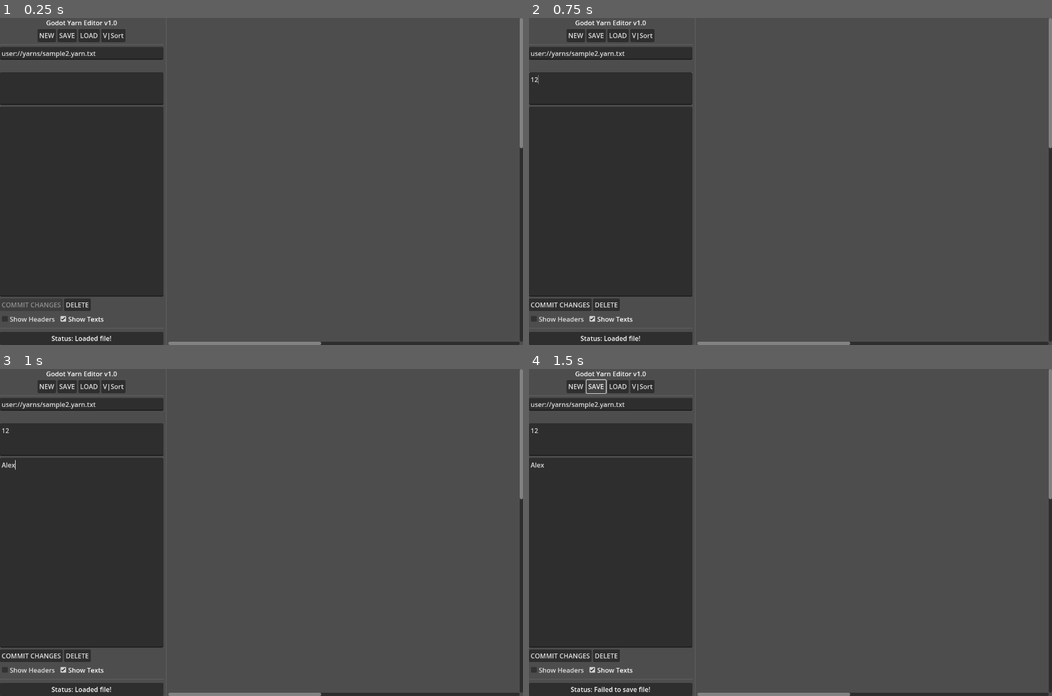
Above: before the commit, frames 1-4 (two rows, left to right).
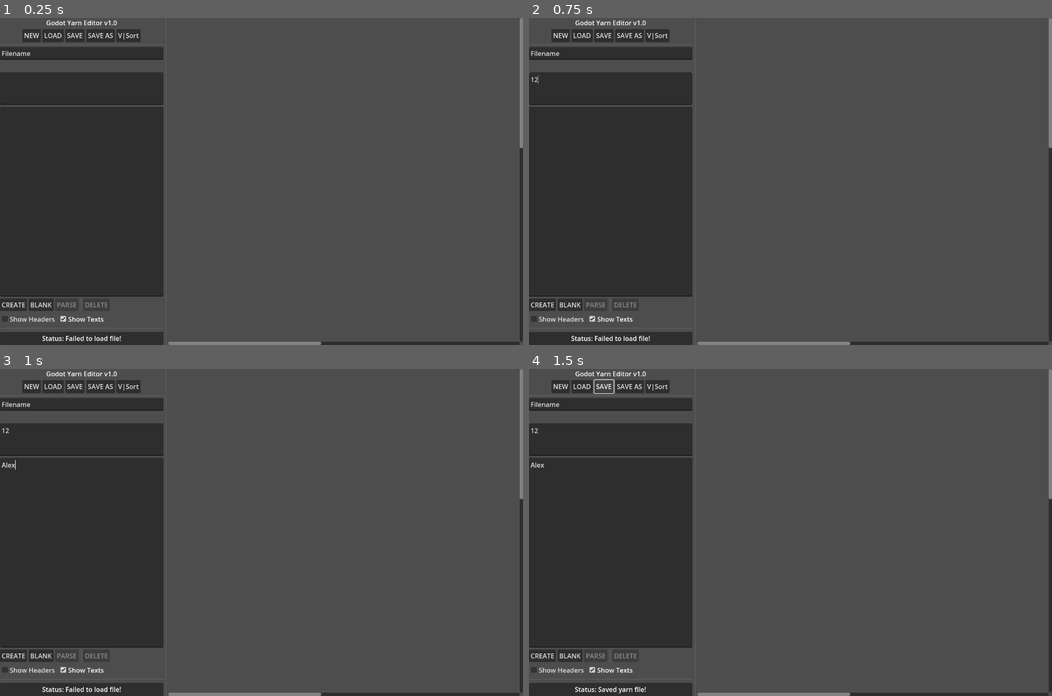
Above: after the commit, the same moments.

Repository: naturally-intelligent/godot-yarn-editor
Game: Godot game, scene res://scenes/yarn.tscn
The game is run twice, just before and just after one commit, with the same random seed, the same clock (stepped at 60 frames per second) and the same inputs.
Inputs (mouse positions are in pixels of both pictures, inside the frame that each line leads up to):
- Up to frame 1 (0.25 s): no input
- Up to frame 2 (0.75 s): click (612, 89) at 0.52 s; type "12" at 0.6 s
- Up to frame 3 (1 s): click (83, 552) at 0.75 s; type "Alex" at 0.83 s
- Up to frame 4 (1.5 s): click "SAVE" at 1.25 s

The runs differ from the first frame. In frame 1, 0.9% of the frame differs, in the area x 0-27%, y 3-99%; in frame 2, 1.0%; in frame 3, 1.0%; in frame 4, 1.0%, in the area x 0-27%, y 3-100%.
Error before the commit: Attempt to call function 'is_open' in base 'null instance' on a null instance. (res://lib/yarn-importer.gd:320)
Error after the commit: Invalid access to property or key 'threads' on a base object of type 'Dictionary'. (res://lib/yarn-importer.gd:335)

Commit message:
File dialogs and create nodes

Diff:
--- a/lib/yarn-importer.gd
+++ b/lib/yarn-importer.gd
@@ -169,6 +169,7 @@
 					thread['fibres'].append(fibre)
 	else:
 		print('ERROR: Yarn file missing: ', path)
+		return {}
 	return new_yarn
 
 # Main logic for node handling
--- a/scenes/yarn-editor.gd
+++ b/scenes/yarn-editor.gd
@@ -65,13 +65,28 @@
 		return false
 
 func _on_save_pressed():
-	save_yarn(%Filename.text)
+	if %Filename.text:
+		save_yarn(%Filename.text)
+	else:
+		$SaveAsFileDialog.visible = true
 
 func _on_load_pressed():
-	load_yarn(%Filename.text)
+	$OpenFileDialog.visible = true
+	#load_yarn(%Filename.text)
 
 func _on_load_test_pressed() -> void:
 	load_yarn("user://yarns/sample2.yarn.txt")
+
+func _on_file_dialog_file_selected(path: String) -> void:
+	$OpenFileDialog.visible = false
+	load_yarn(path)
+
+func _on_save_as_pressed() -> void:
+	$SaveAsFileDialog.visible = true
+
+func _on_save_as_file_dialog_file_selected(path: String) -> void:
+	$SaveAsFileDialog.visible = false
+	save_yarn(path)
 
 func set_status(message: String):
 	%Status.text = "Status: " + message
@@ -204,7 +219,7 @@
 	%NodeHeader.text = ''
 	%NodeText.text = ''
 	current_thread = ''
-	%UpdateHeader.disabled = true
+	update_buttons()
 
 func _on_thread_pressed(thread_title: String, yarn_box):
 	update_editor(thread_title)
@@ -218,7 +233,7 @@
 	%NodeHeader.text = yarn_thread['raw_header']
 	%NodeText.text = yarn_thread['raw_body']
 	current_thread = thread_title
-	%UpdateHeader.disabled = false
+	update_buttons()
 
 func update_thread(thread_title: String, section: String, attribute: String, value: String):
 	yarn['threads'][thread_title][section][attribute] = value
@@ -235,7 +250,7 @@
 	yarn['threads'][thread_title]['raw_header'] = raw_header
 
 func _on_header_text_changed():
-	%UpdateHeader.disabled = false
+	update_buttons()
 
 func _on_update_header_pressed() -> void:
 	if current_thread and current_thread in yarn_boxes:
@@ -270,7 +285,6 @@
 			yarn_box.parse_thread(yarn, current_thread)
 			reconnect_box_strings(current_thread)
 
-
 func _on_body_text_changed():
 	if current_thread and current_thread in yarn_boxes:
 		yarn['threads'][current_thread]['raw_body'] = %NodeText.text
@@ -290,6 +304,10 @@
 	set_status("Deleted " + thread_name)
 
 func _on_delete_pressed() -> void:
+	if current_thread:
+		$DeleteConfirmationDialog.visible = true
+
+func _on_delete_confirmation_dialog_confirmed() -> void:
 	if current_thread:
 		delete_thread(current_thread)
 
@@ -437,3 +455,42 @@
 	for thread_title: String in yarn_boxes:
 		var yarn_box: YarnBox = yarn_boxes[thread_title]
 		yarn_box.update_content(%ShowHeaders.button_pressed, %ShowTexts.button_pressed)
+
+# CREATE A NODE
+
+func _on_create_node_pressed() -> void:
+	var thread = yarn_importer.new_yarn_thread()
+	thread['raw_header'] = %NodeHeader.text
+	thread['raw_body'] = %NodeText.text
+	thread['header'] = yarn_importer.yarn_header_attributes(thread['raw_header'])
+	thread['fibres'] = yarn_importer.yarn_body_fibres(thread['raw_body'])
+	if not 'title' in thread['header']:
+		set_status("DENIED: No title set.")
+		return
+	var thread_title = thread['header']['title']
+	if thread_title in yarn['threads']:
+		set_status("DENIED: Already have this title.")
+		return
+	yarn['threads'][thread_title] = thread
+	var yarn_box: YarnBox = yarn_box_tscn.instantiate()
+	yarn_box.yarn_editor = self
+	yarn_box.parse_thread(yarn, thread_title)
+	yarn_box.position = Vector2(1,1)
+	yarn_box.connect("pressed", Callable(self, "_on_thread_pressed").bind(thread_title, yarn_box))
+	if %ShowHeaders.button_pressed or not %ShowTexts.button_pressed:
+		yarn_box.update_content(%ShowHeaders.button_pressed, %ShowTexts.button_pressed)
+	%Canvas.add_child(yarn_box)
+	yarn_boxes[thread_title] = yarn_box
+	connect_box_strings(thread_title)
+	update_editor(thread_title)
+
+func _on_clear_pressed() -> void:
+	clear_editor()
+
+func update_buttons():
+	if current_thread:
+		%UpdateHeader.disabled = false
+		%DeleteNode.disabled = false
+	else:
+		%UpdateHeader.disabled = true
+		%DeleteNode.disabled = true
--- a/scenes/yarn.tscn
+++ b/scenes/yarn.tscn
@@ -42,15 +42,21 @@
 layout_mode = 2
 text = "NEW"
 
+[node name="Load" type="Button" parent="HBox/LeftPane/TopToolbar"]
+unique_name_in_owner = true
+layout_mode = 2
+text = "LOAD"
+
 [node name="Save" type="Button" parent="HBox/LeftPane/TopToolbar"]
 unique_name_in_owner = true
 layout_mode = 2
 text = "SAVE"
 
-[node name="Load" type="Button" parent="HBox/LeftPane/TopToolbar"]
-unique_name_in_owner = true
-layout_mode = 2
-text = "LOAD"
+[node name="SaveAs" type="Button" parent="HBox/LeftPane/TopToolbar"]
+unique_name_in_owner = true
+auto_translate_mode = 1
+layout_mode = 2
+text = "SAVE AS"
 
 [node name="VerticalSort" type="Button" parent="HBox/LeftPane/TopToolbar"]
 layout_mode = 2
@@ -108,11 +114,26 @@
 [node name="BottomToolbar" type="HBoxContainer" parent="HBox/LeftPane"]
 layout_mode = 2
 
+[node name="CreateNode" type="Button" parent="HBox/LeftPane/BottomToolbar"]
+unique_name_in_owner = true
+auto_translate_mode = 1
+layout_mode = 2
+tooltip_text = "Builds a new yarn node from the header and text areas. Must use \"title: id\" in the header with a unique id."
+text = "CREATE"
+
+[node name="Clear" type="Button" parent="HBox/LeftPane/BottomToolbar"]
+unique_name_in_owner = true
+auto_translate_mode = 1
+layout_mode = 2
+tooltip_text = "Clears the editor space, for creating a new node."
+text = "BLANK"
+
 [node name="UpdateHeader" type="Button" parent="HBox/LeftPane/BottomToolbar"]
 unique_name_in_owner = true
 auto_translate_mode = 1
 layout_mode = 2
-text = "COMMIT CHANGES"
+tooltip_text = "Parses the header and text body, in case of new title, or new connections. "
+text = "PARSE"
 
 [node name="SavePositions" type="Button" parent="HBox/LeftPane/BottomToolbar"]
 unique_name_in_owner = true
@@ -121,8 +142,13 @@
 layout_mode = 2
 text = "MARK POSITIONS"
 
+[node name="VSeparator" type="VSeparator" parent="HBox/LeftPane/BottomToolbar"]
+layout_mode = 2
+
 [node name="DeleteNode" type="Button" parent="HBox/LeftPane/BottomToolbar"]
-layout_mode = 2
+unique_name_in_owner = true
+layout_mode = 2
+tooltip_text = "Deletes the current node."
 text = "DELETE"
 
 [node name="Checkboxes" type="HBoxContainer" parent="HBox/LeftPane"]
@@ -133,12 +159,14 @@
 unique_name_in_owner = true
 auto_translate_mode = 1
 layout_mode = 2
+tooltip_text = "Show headers in the canvas nodes."
 text = "Show Headers"
 
 [node name="ShowTexts" type="CheckBox" parent="HBox/LeftPane/Checkboxes"]
 unique_name_in_owner = true
 auto_translate_mode = 1
 layout_mode = 2
+tooltip_text = "Show text bodies in the canvas nodes."
 button_pressed = true
 text = "Show Texts"
 
@@ -193,14 +221,39 @@
 offset_bottom = 800.0
 theme_override_styles/panel = SubResource("StyleBoxFlat_6p7c0")
 
+[node name="OpenFileDialog" type="FileDialog" parent="."]
+title = "Open a File"
+position = Vector2i(50, 100)
+size = Vector2i(726, 350)
+ok_button_text = "Open"
+file_mode = 0
+access = 2
+
+[node name="SaveAsFileDialog" type="FileDialog" parent="."]
+auto_translate_mode = 1
+position = Vector2i(50, 100)
+size = Vector2i(726, 350)
+ok_button_text = "Save"
+access = 2
+
+[node name="DeleteConfirmationDialog" type="ConfirmationDialog" parent="."]
+position = Vector2i(100, 640)
+dialog_text = "Are you sure?"
+
 [connection signal="pressed" from="HBox/LeftPane/TopToolbar/New" to="." method="_on_new_pressed"]
+[connection signal="pressed" from="HBox/LeftPane/TopToolbar/Load" to="." method="_on_load_pressed"]
 [connection signal="pressed" from="HBox/LeftPane/TopToolbar/Save" to="." method="_on_save_pressed"]
-[connection signal="pressed" from="HBox/LeftPane/TopToolbar/Load" to="." method="_on_load_pressed"]
+[connection signal="pressed" from="HBox/LeftPane/TopToolbar/SaveAs" to="." method="_on_save_as_pressed"]
 [connection signal="pressed" from="HBox/LeftPane/TopToolbar/VerticalSort" to="." method="_on_vertical_sort_pressed"]
 [connection signal="pressed" from="HBox/LeftPane/TopToolbar/LoadTest" to="." method="_on_load_test_pressed"]
 [connection signal="text_changed" from="HBox/LeftPane/NodeHeader" to="." method="_on_header_text_changed"]
 [connection signal="text_changed" from="HBox/LeftPane/NodeText" to="." method="_on_body_text_changed"]
+[connection signal="pressed" from="HBox/LeftPane/BottomToolbar/CreateNode" to="." method="_on_create_node_pressed"]
+[connection signal="pressed" from="HBox/LeftPane/BottomToolbar/Clear" to="." method="_on_clear_pressed"]
 [connection signal="pressed" from="HBox/LeftPane/BottomToolbar/UpdateHeader" to="." method="_on_update_header_pressed"]
 [connection signal="pressed" from="HBox/LeftPane/BottomToolbar/DeleteNode" to="." method="_on_delete_pressed"]
 [connection signal="toggled" from="HBox/LeftPane/Checkboxes/ShowHeaders" to="." method="_on_show_headers_toggled"]
 [connection signal="toggled" from="HBox/LeftPane/Checkboxes/ShowTexts" to="." method="_on_show_text_toggled"]
+[connection signal="file_selected" from="OpenFileDialog" to="." method="_on_file_dialog_file_selected"]
+[connection signal="file_selected" from="SaveAsFileDialog" to="." method="_on_save_as_file_dialog_file_selected"]
+[connection signal="confirmed" from="DeleteConfirmationDialog" to="." method="_on_delete_confirmation_dialog_confirmed"]
Not shown, changed: README.md
